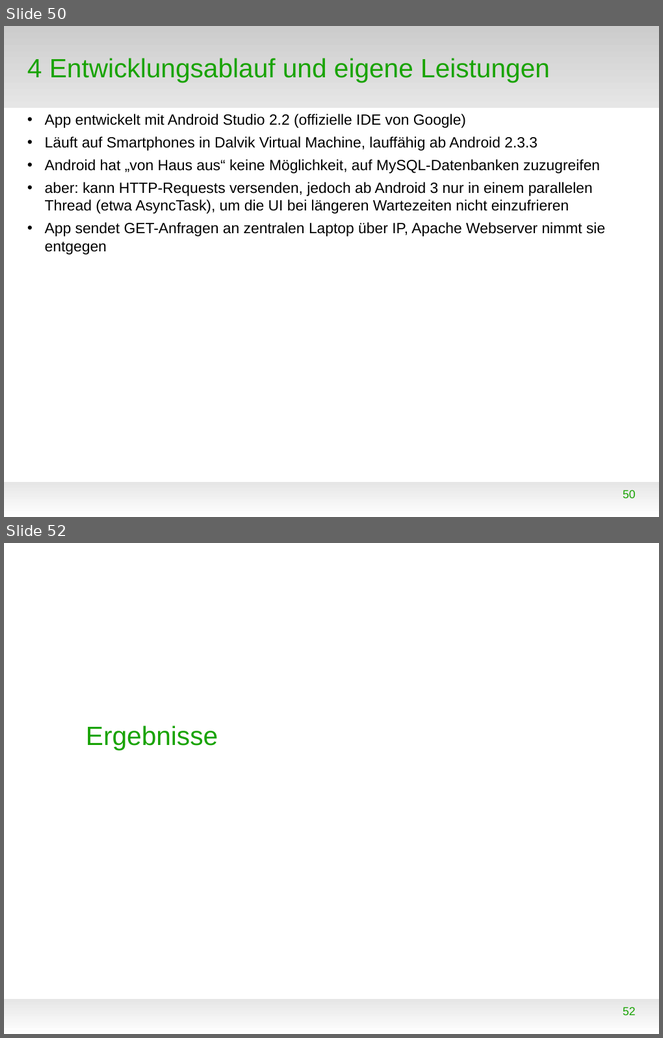
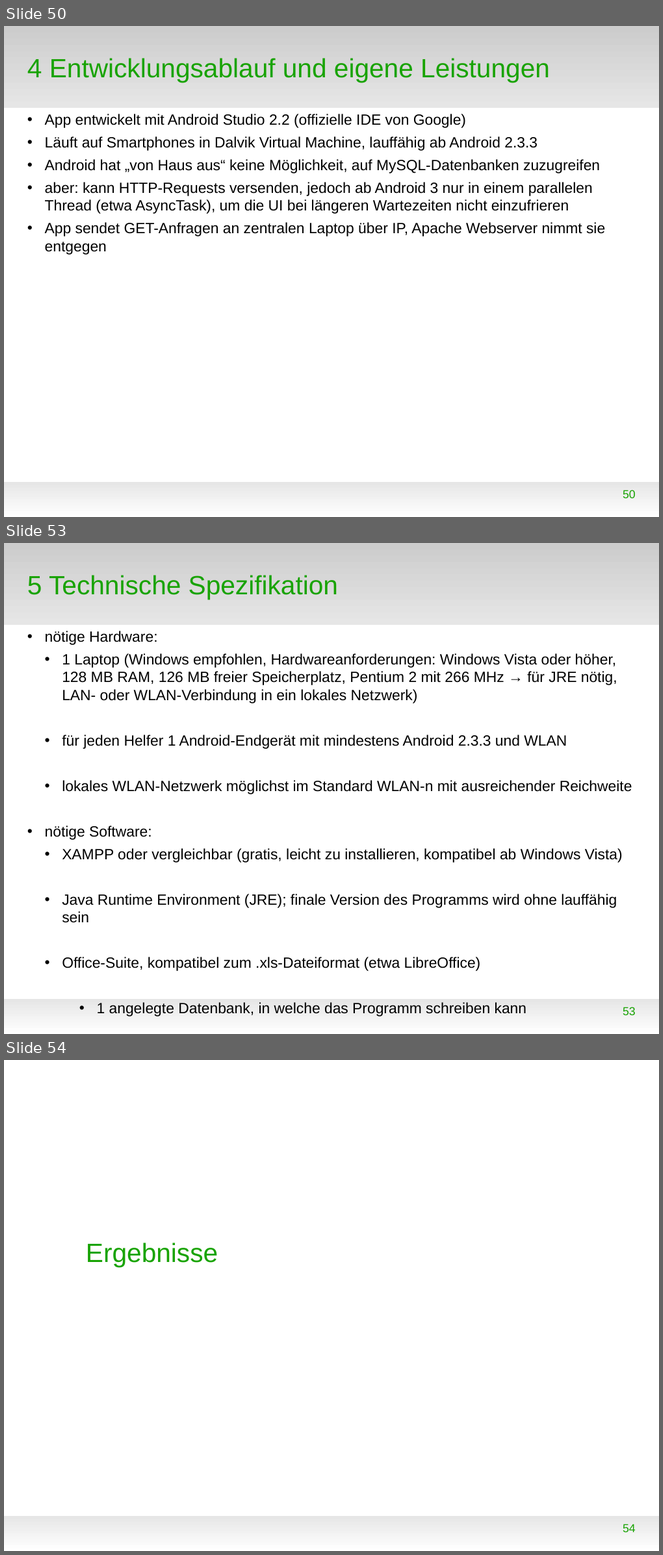
Before and after one commit to WorldofJARcraft/Kanu-s.a.M., a slide deck: Präsentation/Präsentation.odp. Shown one above the other, each under a label of ours: slides 50 and 52 before the commit, slides 50, 53 and 54 after it; the slides between them are not shown. The pictures are 663x1038 and 663x1555 pixels, drawn with LibreOffice and Linux fonts; fonts in the diff are those of the drawing; background and template pictures are left out. Boxes give left, top, right and bottom in pixels: in the first picture for what was removed or moved away, otherwise in the second. Text is boxed around its words. In the diff, an @@ line names an element or a change of style, - is before the commit and + after.

Commit message:
Updated Version of my Presentation for Inverso software contest.

```diff
--- a/Präsentation/Präsentation.odp
+++ b/Präsentation/Präsentation.odp
@@ slide 53 added at (x1=4, y1=543, x2=659, y2=1034), background #FFFFFF; not listed: 2 template elements that a slide beside it also shows @@
@@ title added at (x1=27, y1=575, x2=338, y2=599), 32 pt, text #18A303 @@
+5 Technische Spezifikation
@@ text added at (x1=45, y1=631, x2=633, y2=1017), 18 pt, text #000000 @@
+• nötige Hardware:
+  • 1 Laptop (Windows empfohlen, Hardwareanforderungen: Windows Vista oder höher, 128 MB RAM, 126 MB freier Speicherplatz, Pentium 2 mit 266 MHz → für JRE nötig, LAN- oder WLAN-Verbindung in ein lokales Netzwerk)
+  • für jeden Helfer 1 Android-Endgerät mit mindestens Android 2.3.3 und WLAN
+  • lokales WLAN-Netzwerk möglichst im Standard WLAN-n mit ausreichender Reichweite
+• nötige Software:
+  • XAMPP oder vergleichbar (gratis, leicht zu installieren, kompatibel ab Windows Vista)
+  • Java Runtime Environment (JRE); finale Version des Programms wird ohne lauffähig sein
+  • Office-Suite, kompatibel zum .xls-Dateiformat (etwa LibreOffice)
+      • 1 angelegte Datenbank, in welche das Programm schreiben kann
@@ page number added at (x1=623, y1=1007, x2=636, y2=1016), 14 pt, text #18A303 @@
+53
@@ what was slide 52 is now slide 54 @@
@@ page number at (x1=623, y1=1524, x2=636, y2=1533): text changed @@
-52
+54
```
Also in this commit, not shown: 8 slides changed, 8 other slides added, 1 other file.
